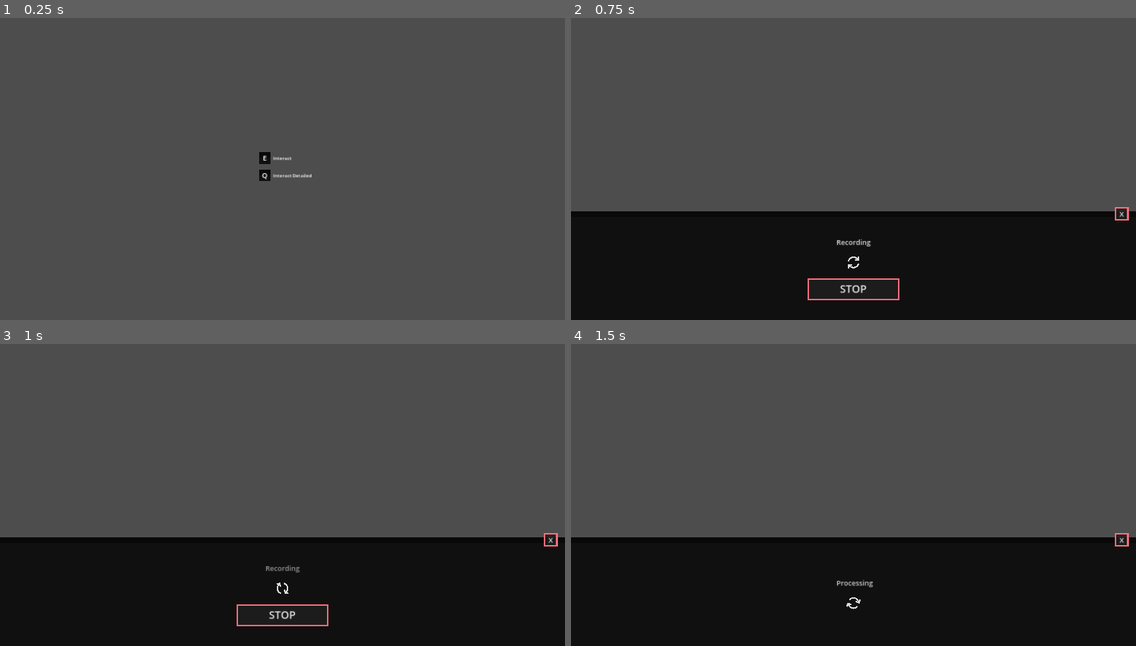
Above: before the commit, frames 1-4 (two rows, left to right).
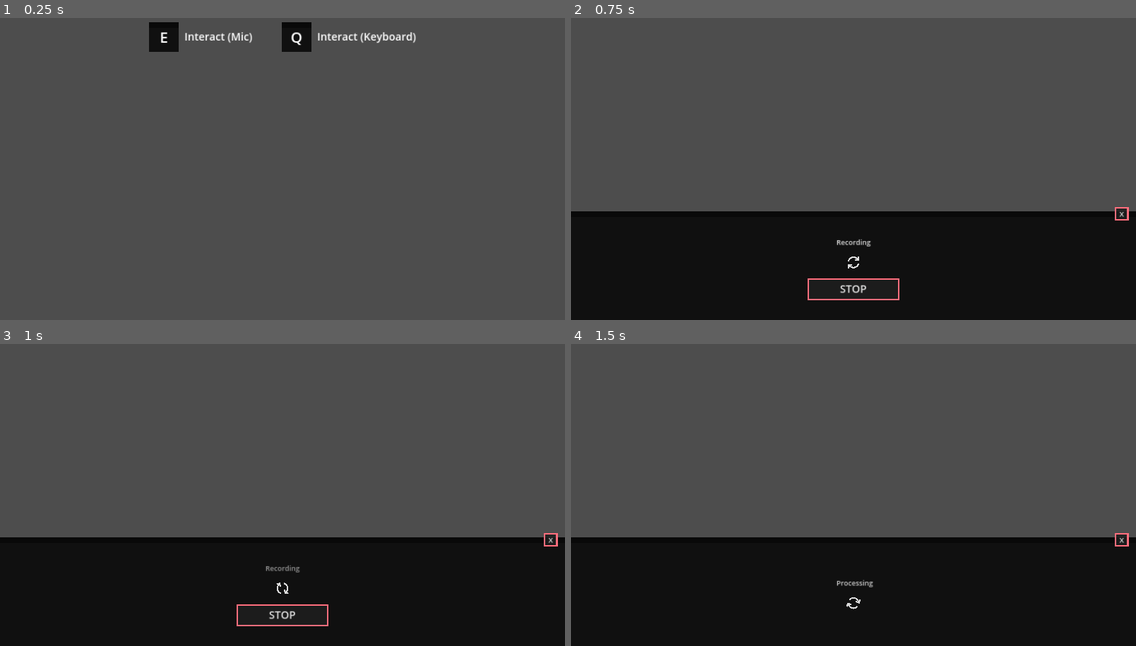
Above: after the commit, the same moments.

Repository: Skyvastern/the-aspiring-deva
Game: Godot game, scene res://main/npc/npc_interact/npc_interact.tscn
Two runs of this game, one before a commit and one after it. Both use one fixed random seed, a clock stepped at 60 frames per second and the inputs below. This scene is started directly instead of the project's main scene.
Inputs (mouse positions are in pixels of both pictures, inside the frame that each line leads up to):
- Up to frame 1 (0.25 s): no input
- Up to frame 2 (0.75 s): tap Enter at 0.5 s; move the mouse to (977, 144) at 0.52 s; hold D (right) from 0.53 s (still down); tap E (interact) at 0.6 s
- Up to frame 3 (1 s): keep holding D (right); tap Space (jump) at 0.77 s
- Up to frame 4 (1.5 s): release D (right) at 1.25 s; click "STOP" at 1.25 s

The runs differ from the first frame. In frame 1, 1.7% of the frame differs, in the area x 26-74%, y 1-54%; in frame 2, nothing differs; in frame 3, nothing differs; in frame 4, nothing differs.
Error in both runs: Invalid access to property or key 'voice' on a base object of type 'Nil'. (res://main/npc/npc_speak_auto/npc_speak_auto.gd:24)

Commit message:
Improve UI of npc_interact

Diff:
--- a/frontend/main/npc/npc_interact/npc_interact.tscn
+++ b/frontend/main/npc/npc_interact/npc_interact.tscn
@@ -37,86 +37,68 @@
 grow_horizontal = 2
 grow_vertical = 2
 
-[node name="Interact Prompt" type="Control" parent="Selection"]
+[node name="Prompts" type="HBoxContainer" parent="Selection"]
 layout_mode = 1
-anchors_preset = 8
+anchors_preset = 5
 anchor_left = 0.5
-anchor_top = 0.5
 anchor_right = 0.5
-anchor_bottom = 0.5
-offset_left = -80.0
-offset_top = -31.0
-offset_right = 40.0
-offset_bottom = 9.0
+offset_left = -121.0
+offset_top = 67.0
+offset_right = 121.0
+offset_bottom = 167.0
 grow_horizontal = 2
-grow_vertical = 2
+theme_override_constants/separation = 100
 
-[node name="Panel" type="Panel" parent="Selection/Interact Prompt"]
-layout_mode = 1
-anchors_preset = -1
-offset_right = 40.0
-offset_bottom = 40.0
-grow_horizontal = 2
-grow_vertical = 2
+[node name="Interact Prompt" type="HBoxContainer" parent="Selection/Prompts"]
+layout_mode = 2
+theme_override_constants/separation = 20
 
-[node name="Label" type="Label" parent="Selection/Interact Prompt/Panel"]
+[node name="Panel" type="Panel" parent="Selection/Prompts/Interact Prompt"]
+custom_minimum_size = Vector2(100, 100)
+layout_mode = 2
+
+[node name="Label" type="Label" parent="Selection/Prompts/Interact Prompt/Panel"]
 layout_mode = 1
 anchors_preset = 15
 anchor_right = 1.0
 anchor_bottom = 1.0
 grow_horizontal = 2
 grow_vertical = 2
-theme_override_font_sizes/font_size = 24
+theme_override_font_sizes/font_size = 50
 text = "E"
 horizontal_alignment = 1
 vertical_alignment = 1
 
-[node name="Description" type="Label" parent="Selection/Interact Prompt"]
-layout_mode = 0
-offset_left = 48.0
-offset_top = 8.0
-offset_right = 109.0
-offset_bottom = 31.0
-text = "Interact"
+[node name="Description" type="Label" parent="Selection/Prompts/Interact Prompt"]
+layout_mode = 2
+theme_override_font_sizes/font_size = 36
+text = "Interact (Mic)"
+horizontal_alignment = 1
+vertical_alignment = 1
 
-[node name="Interact Detailed Prompt" type="Control" parent="Selection"]
-layout_mode = 1
-anchors_preset = 8
-anchor_left = 0.5
-anchor_top = 0.5
-anchor_right = 0.5
-anchor_bottom = 0.5
-offset_left = -80.0
-offset_top = 28.0
-offset_right = 113.0
-offset_bottom = 68.0
-grow_horizontal = 2
-grow_vertical = 2
+[node name="Interact Detailed Prompt" type="HBoxContainer" parent="Selection/Prompts"]
+layout_mode = 2
+theme_override_constants/separation = 20
 
-[node name="Panel" type="Panel" parent="Selection/Interact Detailed Prompt"]
-layout_mode = 1
-anchors_preset = -1
-offset_right = 40.0
-offset_bottom = 40.0
-grow_horizontal = 2
-grow_vertical = 2
+[node name="Panel" type="Panel" parent="Selection/Prompts/Interact Detailed Prompt"]
+custom_minimum_size = Vector2(100, 100)
+layout_mode = 2
 
-[node name="Label" type="Label" parent="Selection/Interact Detailed Prompt/Panel"]
+[node name="Label" type="Label" parent="Selection/Prompts/Interact Detailed Prompt/Panel"]
 layout_mode = 1
 anchors_preset = 15
 anchor_right = 1.0
 anchor_bottom = 1.0
 grow_horizontal = 2
 grow_vertical = 2
-theme_override_font_sizes/font_size = 24
+theme_override_font_sizes/font_size = 50
 text = "Q"
 horizontal_alignment = 1
 vertical_alignment = 1
 
-[node name="Description" type="Label" parent="Selection/Interact Detailed Prompt"]
-layout_mode = 0
-offset_left = 48.0
-offset_top = 8.0
-offset_right = 109.0
-offset_bottom = 31.0
-text = "Interact Detailed"
+[node name="Description" type="Label" parent="Selection/Prompts/Interact Detailed Prompt"]
+layout_mode = 2
+theme_override_font_sizes/font_size = 36
+text = "Interact (Keyboard)"
+horizontal_alignment = 1
+vertical_alignment = 1
